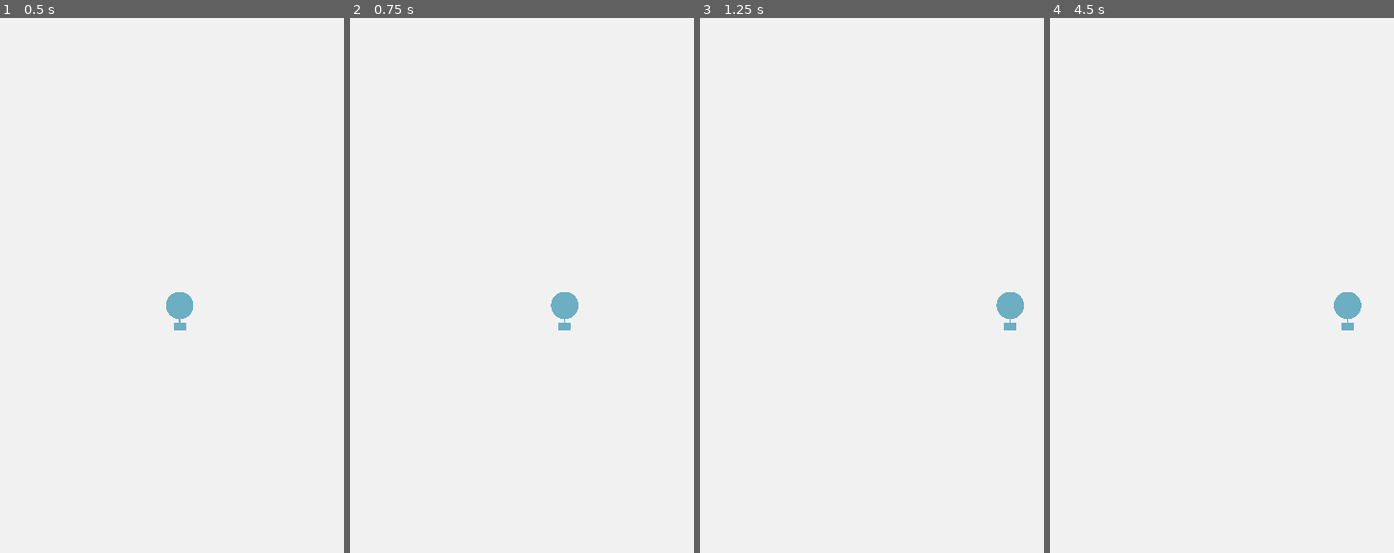
Above: before the commit, frames 1-4 (left to right).
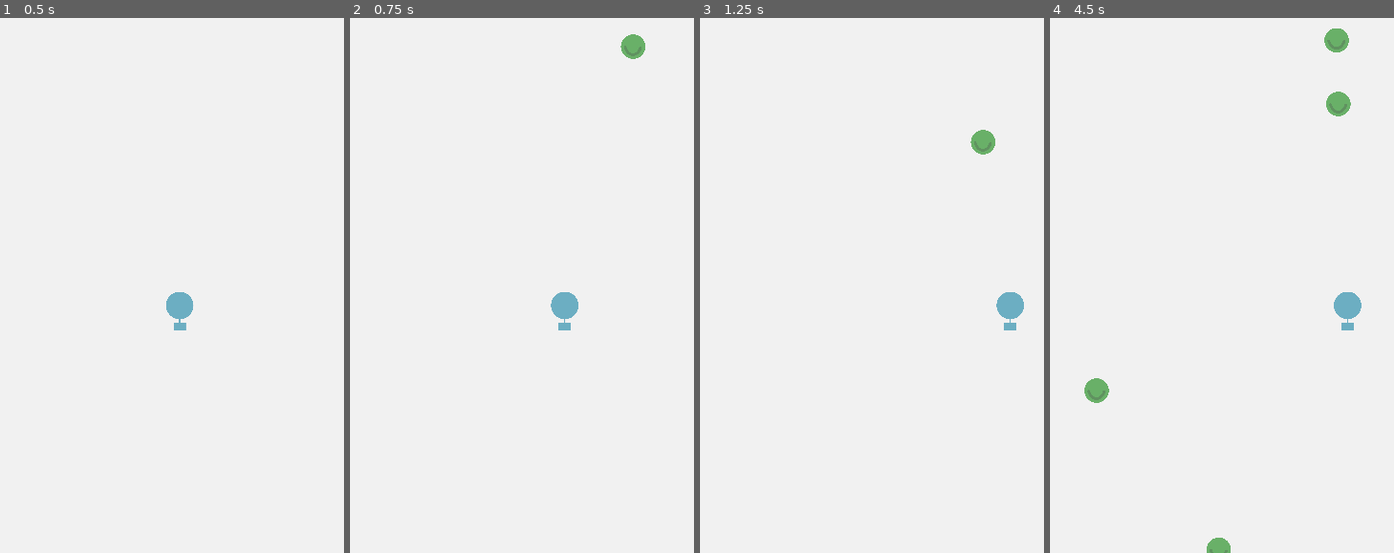
Above: after the commit, the same moments.

Repository: efenstakes/psnn
Game: Godot game, scene res://scenes/PSNN.tscn
Two runs of this game, one before a commit and one after it. Both use one fixed random seed, a clock stepped at 60 frames per second and the inputs below.
Inputs:
- Up to frame 1 (0.5 s): no input
- Up to frame 2 (0.75 s): tap Enter at 0.5 s; hold Right (ui_right) from 0.53 s (still down)
- Up to frame 3 (1.25 s): keep holding Right (ui_right)
- Up to frame 4 (4.5 s): release Right (ui_right) at 1.28 s; hold Left (ui_left) 1.28-2.03 s; hold Right (ui_right) 2.03-3.53 s; hold Left (ui_left) from 3.53 s (still down)

Frame 1 is identical in both runs. In frame 2, 0.3% of the frame differs, in the area x 78-86%, y 3-8%; in frame 3, 0.3%; in frame 4, 0.9%, in the area x 10-88%, y 1-100%.

Commit message:
add game nodes

Diff:
--- a/scenes/PSNN.tscn
+++ b/scenes/PSNN.tscn
@@ -1,6 +1,8 @@
-[gd_scene load_steps=2 format=2]
+[gd_scene load_steps=4 format=2]
 
 [ext_resource path="res://scenes/Player.tscn" type="PackedScene" id=1]
+[ext_resource path="res://scenes/BaloonSpawner.tscn" type="PackedScene" id=2]
+[ext_resource path="res://scenes/Spawner.tscn" type="PackedScene" id=3]
 
 [node name="PSNN" type="Node2D"]
 
@@ -15,3 +17,9 @@
 
 [node name="Player" parent="." instance=ExtResource( 1 )]
 position = Vector2( 204, 307 )
+
+[node name="BallonSpawner" parent="." instance=ExtResource( 2 )]
+position = Vector2( 347, -196 )
+
+[node name="Spawner" parent="." instance=ExtResource( 3 )]
+position = Vector2( 235, -180 )
